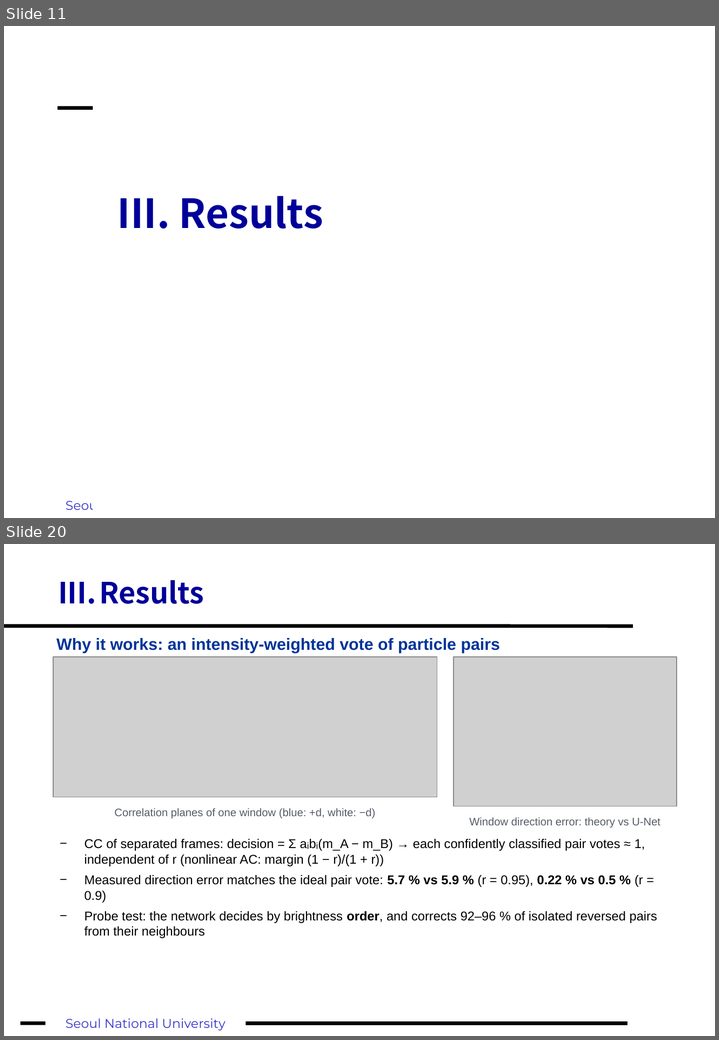
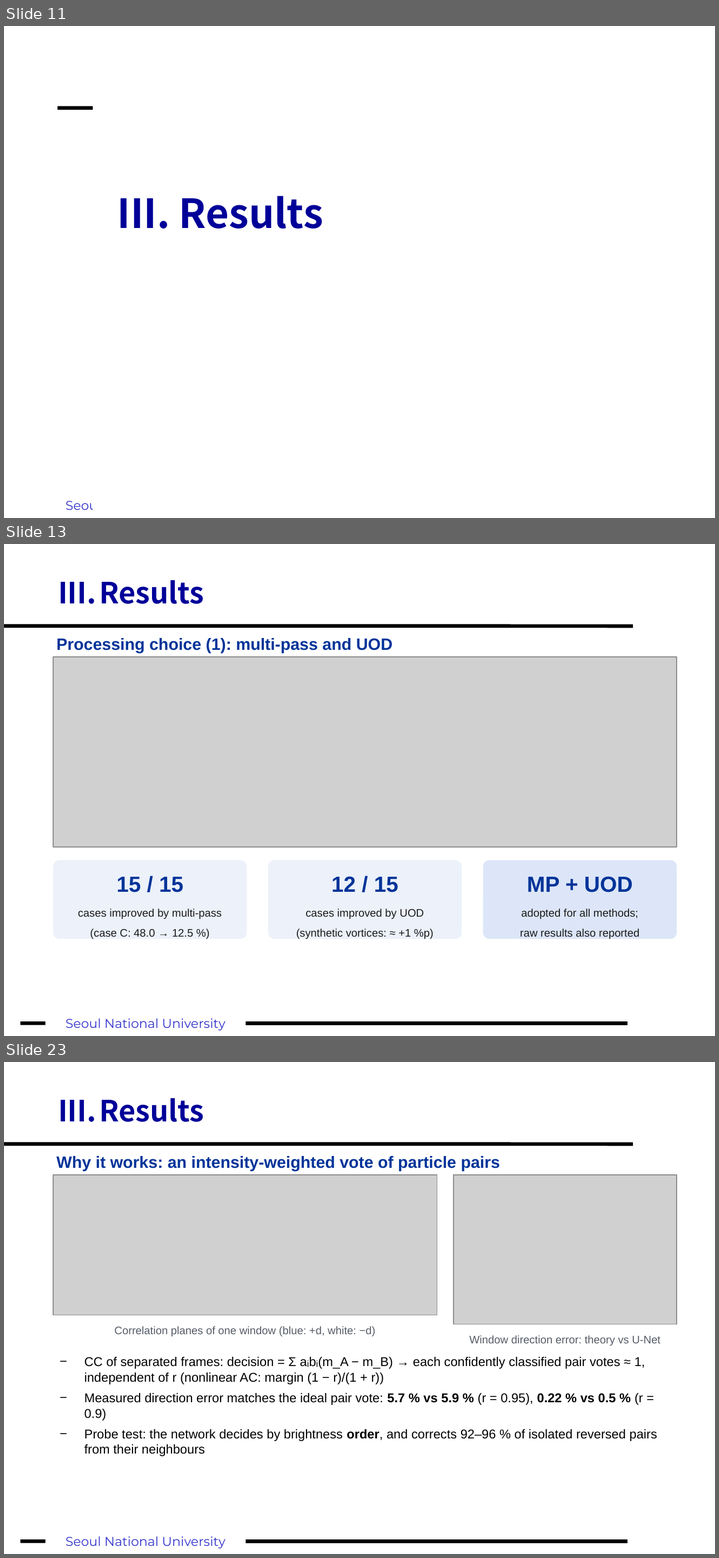
Before and after one commit to fosherrat/piv_termproject, a slide deck: presentation/PIV_term_project.pptx. Shown one above the other, each under a label of ours: slides 11 and 20 before the commit, slides 11, 13 and 23 after it; the slides between them are not shown. The pictures are 719x1040 and 719x1558 pixels, drawn with LibreOffice and Linux fonts; fonts in the diff are those of the drawing; grey boxes stand for pictures; background and template pictures are left out. Boxes give left, top, right and bottom in pixels: in the first picture for what was removed or moved away, otherwise in the second. Text is boxed around its words. In the diff, an @@ line names an element or a change of style, - is before the commit and + after.

```diff
--- a/presentation/PIV_term_project.pptx
+++ b/presentation/PIV_term_project.pptx
@@ slide 13 added at box(4, 544, 715, 1036), background #FFFFFF; not listed: 3 template elements that a slide beside it also shows @@
@@ title added at box(58, 580, 204, 604), 32 pt, text #000099, bold @@
+III. Results
@@ text added at box(56, 638, 392, 653), 18 pt, text #003399, bold @@
+Processing choice (1): multi-pass and UOD
@@ picture added at box(53, 657, 677, 847) @@
@@ rounded rectangle added at box(53, 860, 247, 939), fill #ECF1FA, 12 pt, text #1A1A1A @@
+15 / 15
+cases improved by multi-pass
+(case C: 48.0 → 12.5 %)
@@ rounded rectangle added at box(269, 860, 462, 939), fill #ECF1FA, 12 pt, text #1A1A1A @@
+12 / 15
+cases improved by UOD
+(synthetic vortices: ≈ +1 %p)
@@ rounded rectangle added at box(483, 860, 677, 939), fill #DCE6F8, 12 pt, text #1A1A1A @@
+MP + UOD
+adopted for all methods;
+raw results also reported
@@ what was slide 20 is now slide 23 @@
```
Also in this commit, not shown: 11 slides changed, 4 other slides added, 2 slides removed, 8 other files.
